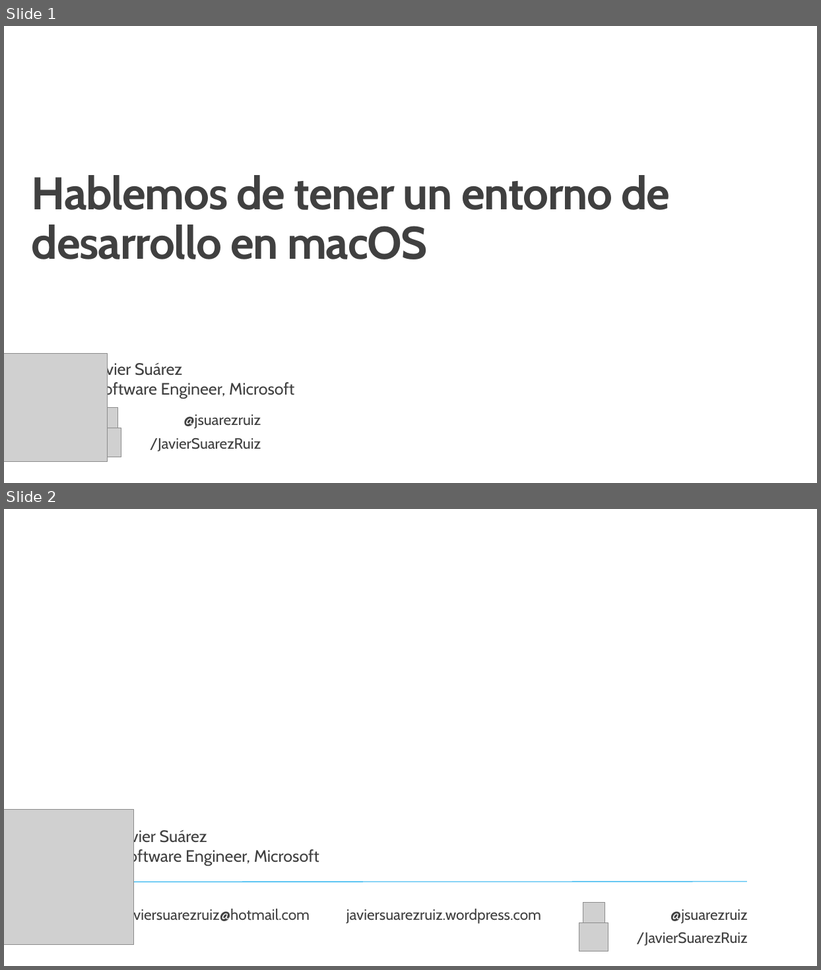
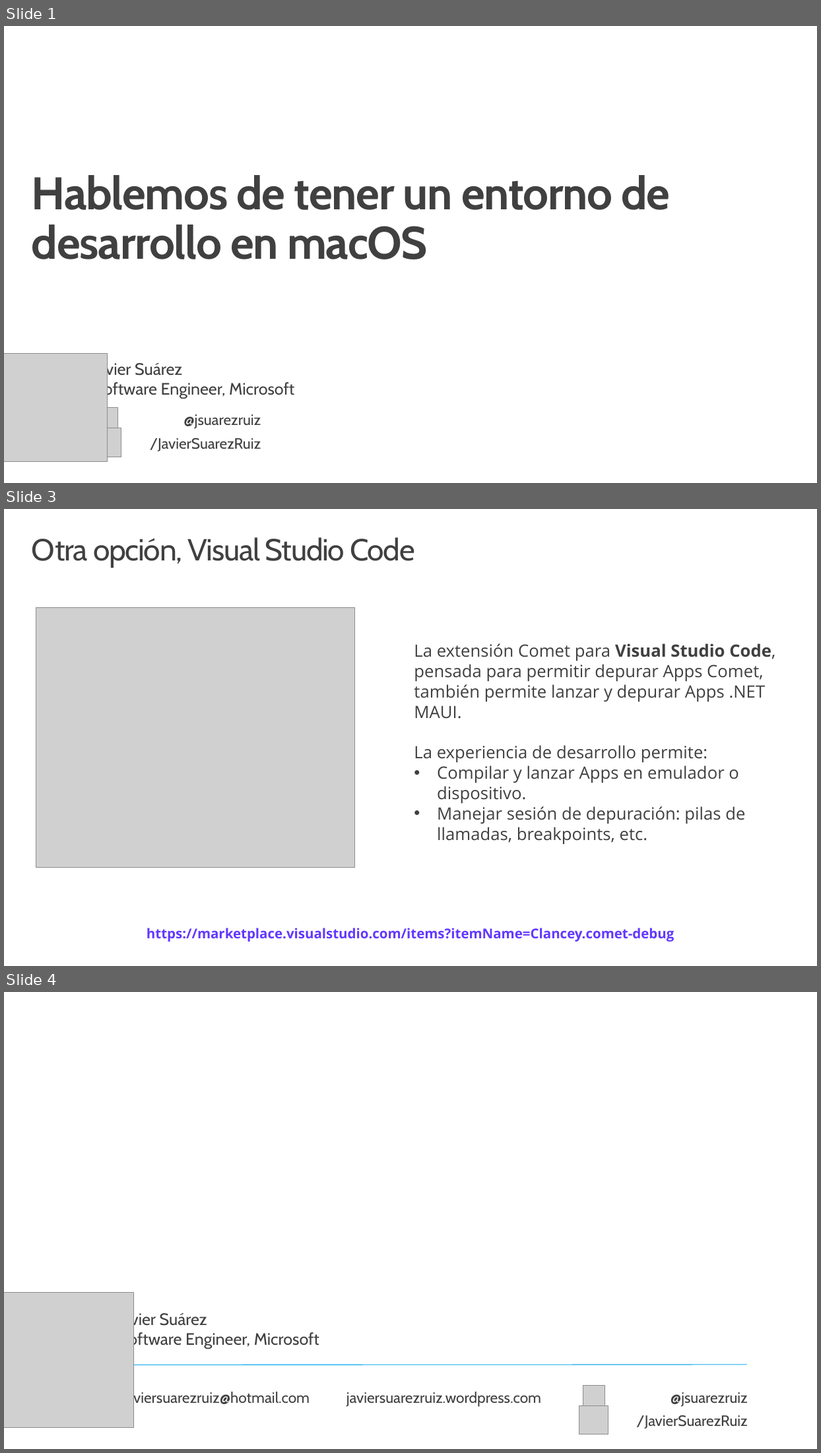
Before and after one commit to jsuarezruiz/taller-dotnet-maui, a slide deck: Bloque 2 - Instalación/Taller7 - Hablando de entorno en macOS.pptx. Shown one above the other, each under a label of ours: slides 1 and 2 before the commit, slides 1, 3 and 4 after it; the slides between them are not shown. The pictures are 821x970 and 821x1453 pixels, drawn with LibreOffice and Linux fonts; fonts in the diff are those of the drawing; grey boxes stand for pictures; background and template pictures are left out. Boxes give left, top, right and bottom in pixels: in the first picture for what was removed or moved away, otherwise in the second. Text is boxed around its words. In the diff, an @@ line names an element or a change of style, - is before the commit and + after.

```diff
--- a/Bloque 2 - Instalación/Taller7 - Hablando de entorno en macOS.pptx
+++ b/Bloque 2 - Instalación/Taller7 - Hablando de entorno en macOS.pptx
@@ slide 3 added at [4, 509, 817, 966], background #FFFFFF @@
@@ title added at [32, 537, 415, 568], 36 pt, text #404040 @@
+Otra opción, Visual Studio Code
@@ picture added at [36, 607, 354, 867] @@
@@ text added at [414, 644, 776, 844], 20 pt, text #404040 @@
+La extensión Comet para Visual Studio Code, pensada para permitir depurar Apps Comet, también permite lanzar y depurar Apps .NET MAUI.
+La experiencia de desarrollo permite:
+• Compilar y lanzar Apps en emulador o dispositivo.
+• Manejar sesión de depuración: pilas de llamadas, breakpoints, etc.
@@ text added at [147, 928, 674, 942], 16 pt, text #6238FF, bold @@
+https://marketplace.visualstudio.com/items?itemName=Clancey.comet-debug
@@ what was slide 2 is now slide 4 @@
```
Also in this commit, not shown: 1 other slide added, 1 other file.
